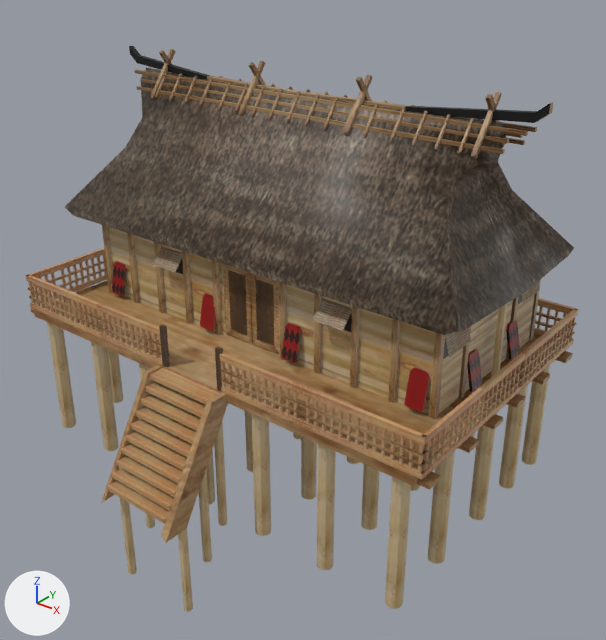
The COLLADA model art/meshes/structural/yayoi_cc.dae, before and after one commit.
Both versions are drawn from a 50 mm camera at (28.5, -29.4, 26.4) aimed at (1.9, 3.8, 5.8). Lighting does not change. The marker at lower left points along +X, +Y and +Z. Vertices at the same position are counted once.

In view in the first picture: 'cc'.
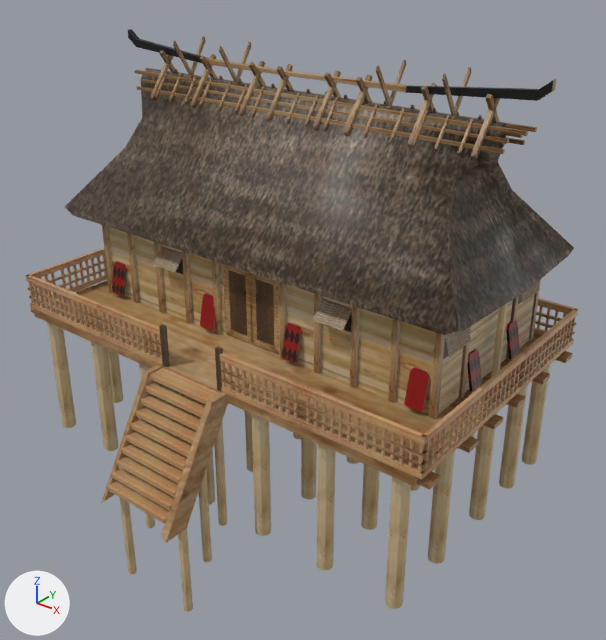
Location of each change, [x1, y1, x2, y2] in pixels of the pictures (606 x 640 px):
'cc', reshaped: before [26, 46, 578, 612]; after [26, 29, 578, 612]
part 1 of me_cylinder_023, added: after [200, 56, 218, 79]
part 2 of me_cylinder_023, added: after [190, 54, 216, 107]
part 3 of me_cylinder_023, added: after [421, 85, 435, 112]
part 4 of me_cylinder_023, added: after [407, 83, 437, 147]
part 5 of me_cylinder_023, added: after [324, 72, 341, 98]
part 6 of me_cylinder_023, added: after [313, 70, 341, 129]
part 7 of me_cylinder_023, added: after [276, 66, 294, 90]
part 8 of me_cylinder_023, added: after [266, 64, 293, 121]
part 9 of me_cylinder_023, added: after [451, 67, 471, 118]
part 10 of me_cylinder_023, added: after [387, 60, 406, 108]
part 11 of me_cylinder_023, built on: before [129, 46, 554, 123]; after [128, 29, 556, 117]

The change, as a list of edits to the scene's bpy script:
```text
Change me_cylinder_023:
    used by ob_cc; location = (0.0, 0.0, 0.0)
    remove me_cylinder_023.from_pydata(...)  # 3717 vertices, 4328 faces; spans x -14.3..14.3, y -7.9..13.1, z -7.5..18.9
    add me_cylinder_023.from_pydata(...)  # 3845 vertices, 4520 faces; spans x -14.3..14.3, y -7.9..13.1, z -7.5..19.9
    me_cylinder_023 part 1: the loose piece of 8 vertices spanning x -8.1..-8.0, y 6.9..8.1, z 16.3..17.8 is copied, and the copy is scaled about its middle by 1.82, then moved by (0.7, -0.4, 0.6); it spans x -7.5..-7.3, y 6.1..8.2, z 16.2..18.9
    me_cylinder_023 part 2: the loose piece of 8 vertices spanning x -8.1..-8.0, y 5.2..6.3, z 16.3..17.8 is copied, and the copy is scaled about its middle by 1.82, then moved by (0.7, 0.4, 0.6); it spans x -7.5..-7.3, y 5.1..7.2, z 16.2..18.9
    me_cylinder_023 part 3: the loose piece of 8 vertices spanning x 7.5..7.6, y 6.9..8.1, z 16.3..17.8 is copied, and the copy is scaled about its middle by (-1.82, 1.82, 1.82), then moved by (-0.1, -0.4, 0.6); it spans x 7.3..7.5, y 6.1..8.2, z 16.2..18.9
    me_cylinder_023 part 4: the loose piece of 8 vertices spanning x 7.5..7.6, y 5.2..6.3, z 16.3..17.8 is copied, and the copy is scaled about its middle by (-1.82, 1.82, 1.82), then moved by (-0.1, 0.4, 0.6); it spans x 7.3..7.5, y 5.1..7.2, z 16.2..18.9
    me_cylinder_023 part 5: the loose piece of 8 vertices spanning x 3.5..3.7, y 6.1..8.2, z 16.2..18.9 is copied, and the copy is mirrored in x about its middle, then moved by (-2.0, 0.0, 0.0); it spans x 1.5..1.7, y 6.1..8.2, z 16.2..18.9
    me_cylinder_023 part 6: the loose piece of 8 vertices spanning x 3.5..3.7, y 5.1..7.2, z 16.2..18.9 is copied, and the copy is mirrored in x about its middle, then moved by (-2.0, 0.0, 0.0); it spans x 1.5..1.7, y 5.1..7.2, z 16.2..18.9
    me_cylinder_023 part 7: the loose piece of 8 vertices spanning x -3.7..-3.5, y 6.1..8.2, z 16.2..18.9 is copied, and the copy is moved by (2.0, 0.0, 0.0); it spans x -1.7..-1.5, y 6.1..8.2, z 16.2..18.9
    me_cylinder_023 part 8: the loose piece of 8 vertices spanning x -3.7..-3.5, y 5.1..7.2, z 16.2..18.9 is copied, and the copy is moved by (2.0, 0.0, 0.0); it spans x -1.7..-1.5, y 5.1..7.2, z 16.2..18.9
    me_cylinder_023 part 9: the loose piece of 8 vertices spanning x 10.7..10.9, y 6.1..8.2, z 16.2..18.9 is copied, and the copy is scaled about its middle by (0.577, -0.777, 0.918), then moved by (-2.0, 0.0, 0.9); it spans x 8.8..8.9, y 6.3..7.9, z 17.1..19.7
    me_cylinder_023 part 10: the loose piece of 8 vertices spanning x 3.5..3.7, y 6.1..8.2, z 16.2..18.9 is copied, and the copy is scaled about its middle by (0.577, -0.777, 0.918), then moved by (1.6, 0.0, 0.9); it spans x 5.1..5.3, y 6.3..7.9, z 17.1..19.7
    me_cylinder_023 part 11
    16 vertices in x -14.1..13.6, y 6.5..6.8, z 17.9..18.9 move by (0.0, 0.0, 1.0)
    12 vertices in x -7.4..6.2, y 6.5..6.8, z 17.5..17.8 move by (0.0, 0.0, 0.9)
    48 vertices are added at x -8.9..8.9, y 5.4..7.9, z 17.1..19.7
    72 new faces join them
```
